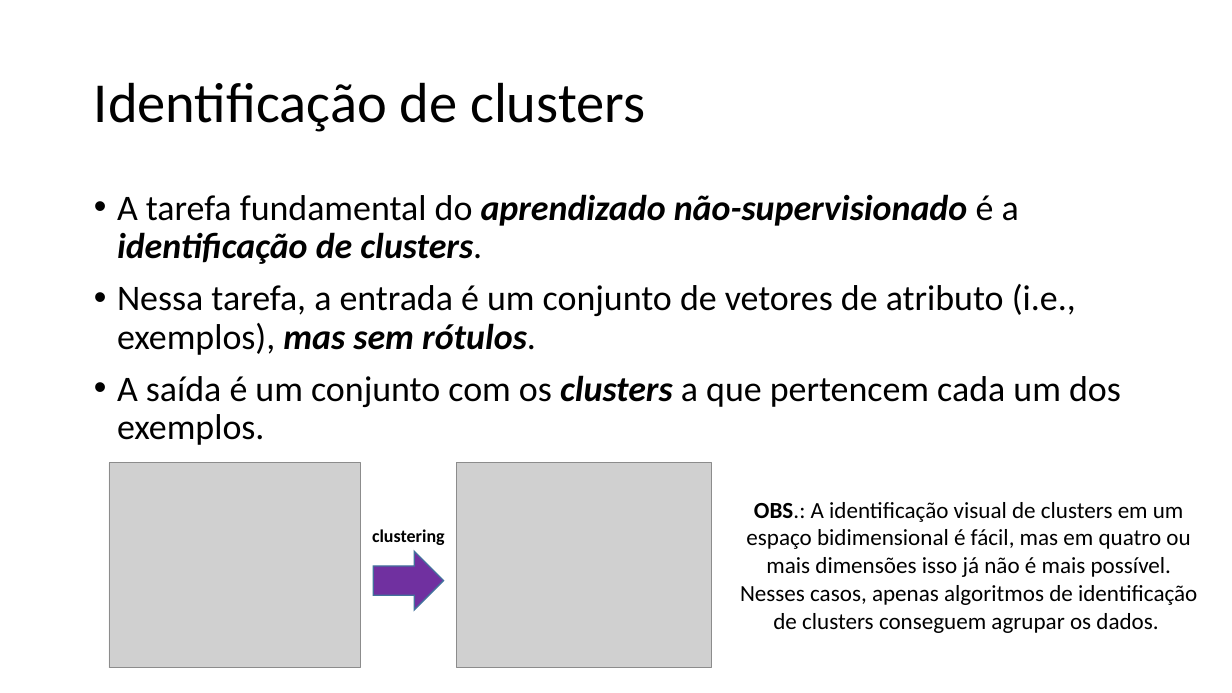
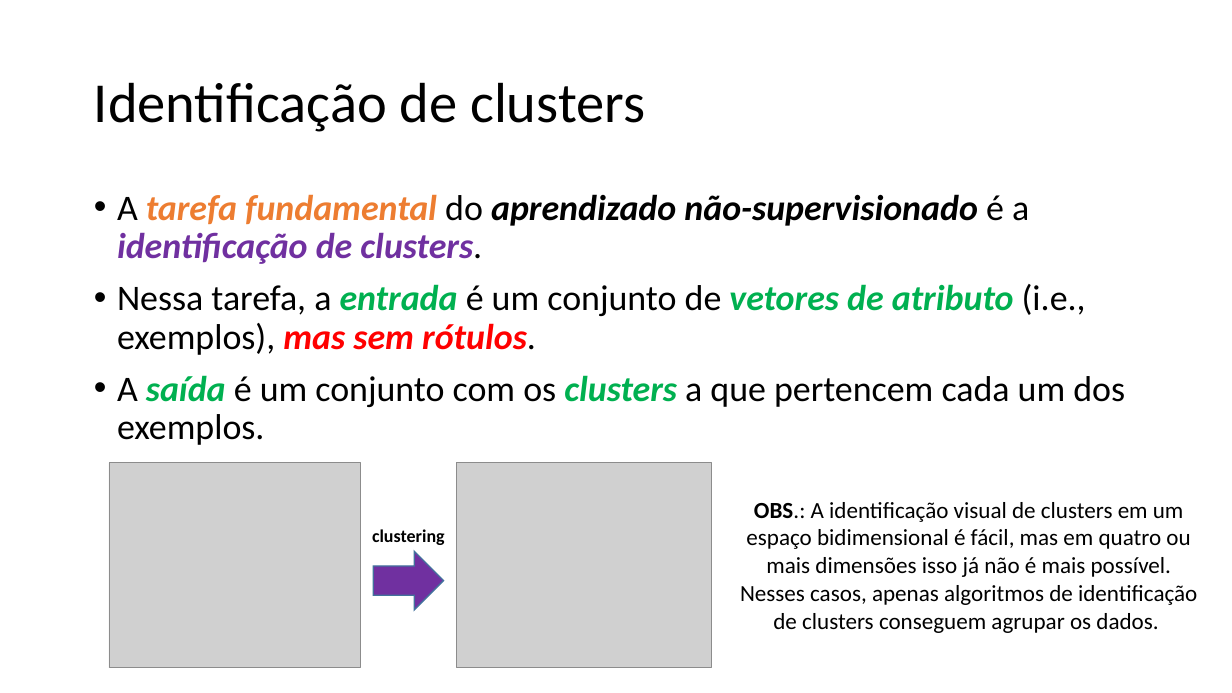
Before and after one commit to zz4fap/t320_aprendizado_de_maquina, a slide deck: slide 6 of slides/T320_kMeans.pptx (slide 5 before the commit). Drawn at 1232x693 pixels with LibreOffice and Linux fonts; fonts in the diff are those of the drawing; grey boxes stand for pictures. Boxes give left, top, right and bottom in pixels: in the first picture for what was removed or moved away, otherwise in the second. Text is boxed around its words. In the diff, an @@ line names an element or a change of style, - is before the commit and + after.

```diff
--- a/slides/T320_kMeans.pptx
+++ b/slides/T320_kMeans.pptx
@@ text "A tarefa fundamental do aprendizado ..." at <box>117,194,1125,445</box>: text colour #000000 to #ED7D31 in "tarefa fundamental"; text colour #000000 to #7030A0 in "identificação de clusters."; bold on, italic on in "tarefa fundamental", "entrada vetores de atributo", "saída"; text colour #000000 to #00B050 in "entrada vetores de atributo", "saída clusters"; text colour #000000 to #FF0000 in "mas sem rótulos." @@
```
Also in this commit, not shown: 9 other slides changed, 5 slides added, 2 other files.
